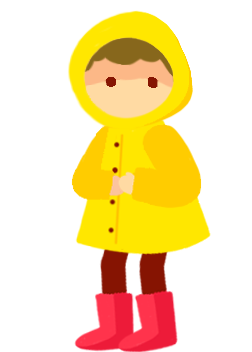
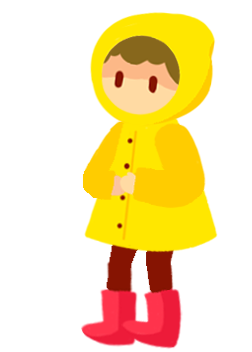
Layers edited between the first and the second 252px x 352px image:
added group "Lowpoint" with 8 layers over [81, 11, 218, 350]
moved "Head" (5th of 5, in "Lowpoint") into group "Lowpoint", painted on it over [69, 11, 216, 130]
showed "Face" (5th of 5, in "Lowpoint"), moved it into group "Lowpoint", painted on it over [81, 25, 207, 125]
moved "Arms" (5th of 5, in "Lowpoint") into group "Lowpoint", painted on it over [71, 121, 206, 209]
moved "Raincoat" (5th of 5, in "Lowpoint") into group "Lowpoint", painted on it over [75, 114, 218, 256]
moved "Leg 1" (5th of 5, in "Lowpoint") into group "Lowpoint" over [117, 212, 183, 352]
painted on "upper leg" (9th of 10, in "Lowpoint" › "Leg 1") over [121, 212, 183, 350]
moved "Leg 2" (5th of 5, in "Lowpoint") into group "Lowpoint" over [74, 210, 144, 352]
painted on "upper leg" (10th of 10, in "Lowpoint" › "Leg 2") over [81, 210, 144, 348]
removed group "Forward" (12 layers) over [67, 10, 211, 352]
removed layer "Head" (7th of 13, in "Forward") from group "Forward" over [67, 10, 193, 131]
removed layer "Face copy 2" from group "Forward" over [79, 29, 188, 129]
removed layer "Arms" (7th of 13, in "Forward") from group "Forward" over [71, 124, 202, 209]
removed layer "Raincoat" (7th of 13, in "Forward") from group "Forward" over [75, 117, 211, 256]
removed group "Leg 1" (7th of 13, in "Forward") (2 layers) from group "Forward" over [117, 213, 178, 352]
removed layer "boot" (13th of 26, in "Forward" › "Leg 1") from group "Leg 1" over [117, 250, 178, 352]
removed layer "upper leg" (13th of 26, in "Forward" › "Leg 1") from group "Leg 1" over [138, 248, 173, 280]
removed group "Leg 2" (7th of 13, in "Forward") (2 layers) from group "Forward" over [74, 214, 136, 352]
removed layer "boot" (14th of 26, in "Forward" › "Leg 2") from group "Leg 2" over [74, 251, 136, 352]
removed layer "upper leg" (14th of 26, in "Forward" › "Leg 2") from group "Leg 2" over [99, 214, 136, 279]
